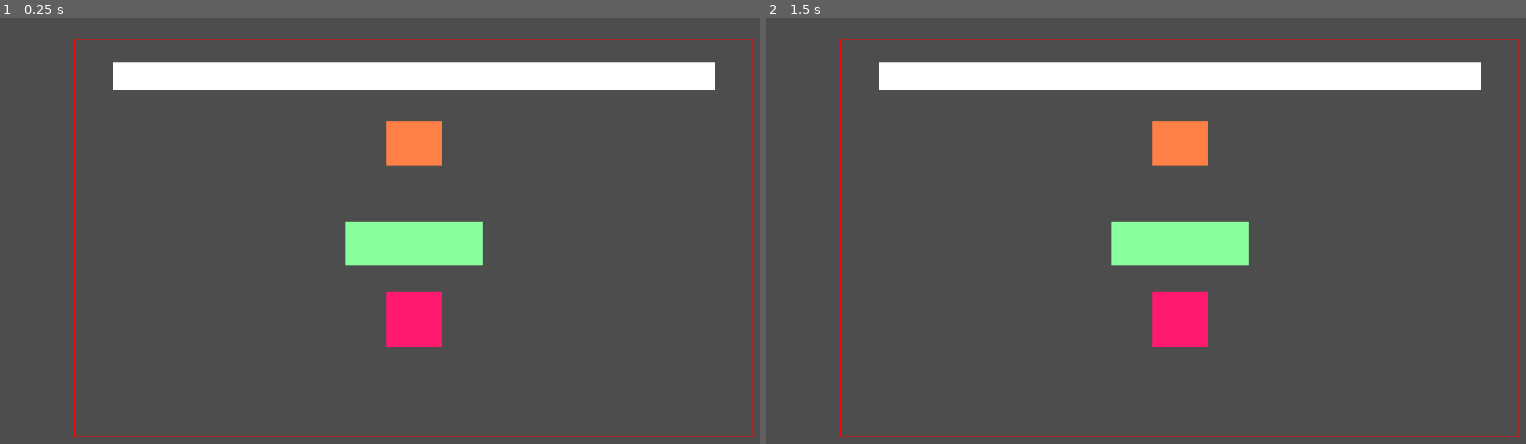
Above: before the commit, frames 1-2 (left to right).
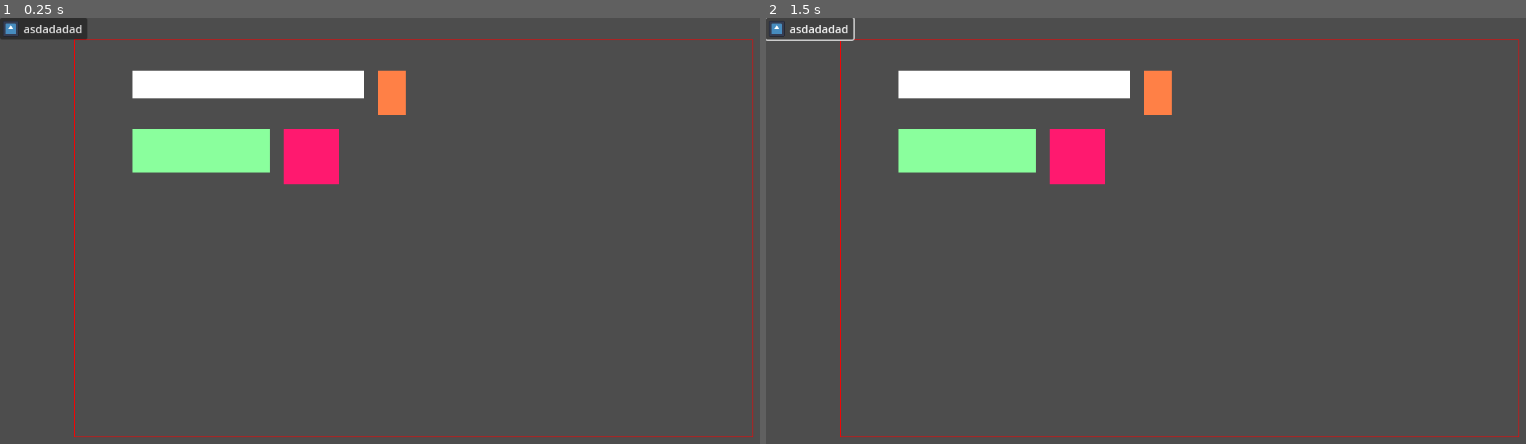
Above: after the commit, the same moments.

Repository: citizenll/easy-layout
Game: Godot game, scene res://demo.tscn
The game is run twice, just before and just after one commit, with the same random seed, the same clock (stepped at 60 frames per second) and the same inputs. The engine's default icon, where the game draws it, is replaced by a stand-in: a white triangle on a blue panel in a dark square.
Inputs (mouse positions are in pixels of both pictures, inside the frame that each line leads up to):
- Up to frame 1 (0.25 s): no input
- Up to frame 2 (1.5 s): click (811, 30) at 0.5 s, where only the run after the commit has a clickable "asdadadad"; click (811, 30) at 1.25 s, where only the run after the commit has a clickable "asdadadad"

The runs differ from the first frame. In frame 1, 12% of the frame differs, in the area x 0-95%, y 0-78%; in frame 2, 11%.

Commit message:
feat:support arrange layout

Diff:
--- a/demo.tscn
+++ b/demo.tscn
@@ -1,6 +1,7 @@
-[gd_scene load_steps=2 format=3 uid="uid://dv2b1ix44ake3"]
+[gd_scene load_steps=3 format=3 uid="uid://dv2b1ix44ake3"]
 
 [ext_resource type="Script" uid="uid://buiamma7hf6qq" path="res://addons/easy-layout/easy_container.gd" id="1_5hfv0"]
+[ext_resource type="Texture2D" uid="uid://bc0daw27dyfay" path="res://icon.svg" id="2_0bhed"]
 
 [node name="Control" type="Control"]
 layout_mode = 3
@@ -40,35 +41,48 @@
 layout_mode = 1
 anchors_preset = 10
 anchor_right = 1.0
-offset_left = 55.0
-offset_top = 32.0
-offset_right = -55.0
-offset_bottom = 72.0
+offset_left = 83.0
+offset_top = 44.0
+offset_right = -561.0
+offset_bottom = 84.0
 grow_horizontal = 2
 
 [node name="ColorRect2" type="ColorRect" parent="EasyContainer"]
 custom_minimum_size = Vector2(40, 40)
 layout_mode = 0
-offset_left = 449.0
-offset_top = 117.0
-offset_right = 529.0
-offset_bottom = 181.0
+offset_left = 437.0
+offset_top = 44.0
+offset_right = 477.0
+offset_bottom = 108.0
 color = Color(1, 0.502951, 0.273483, 1)
 
 [node name="ColorRect3" type="ColorRect" parent="EasyContainer"]
 custom_minimum_size = Vector2(80, 40)
 layout_mode = 0
-offset_left = 390.0
-offset_top = 261.5
-offset_right = 588.0
-offset_bottom = 324.5
+offset_left = 83.0
+offset_top = 128.0
+offset_right = 281.0
+offset_bottom = 191.0
 color = Color(0.542769, 1, 0.613951, 1)
 
 [node name="ColorRect4" type="ColorRect" parent="EasyContainer"]
 custom_minimum_size = Vector2(80, 40)
 layout_mode = 0
-offset_left = 449.0
-offset_top = 363.0
-offset_right = 529.0
-offset_bottom = 443.0
+offset_left = 301.0
+offset_top = 128.0
+offset_right = 381.0
+offset_bottom = 208.0
 color = Color(1, 0.0982153, 0.435293, 1)
+
+[node name="HBoxContainer" type="HBoxContainer" parent="."]
+layout_mode = 0
+offset_right = 40.0
+offset_bottom = 40.0
+
+[node name="Button" type="Button" parent="."]
+layout_mode = 0
+offset_right = 126.0
+offset_bottom = 31.0
+text = "asdadadad"
+icon = ExtResource("2_0bhed")
+expand_icon = true
Not shown, added: addons/easy-layout/icons/apply.svg
Not shown, changed: addons/easy-layout/icons/apply.svg.import
Binary file changed: addons/easy-layout/icons/arrange_h.png
Not shown, changed: addons/easy-layout/icons/arrange_h.png.import
Not shown, removed: addons/easy-layout/icons/arrange_h.svg
Binary file changed: addons/easy-layout/icons/arrange_v.png
Not shown, changed: addons/easy-layout/icons/arrange_v.png.import
Not shown, removed: addons/easy-layout/icons/arrange_v.svg
Not shown, removed: addons/easy-layout/icons/arrange_v.svg.import
Not shown, changed: addons/easy-layout/inspector.gd
Not shown, changed: addons/easy-layout/plugin.gd
Not shown, changed: addons/easy-layout/toolbar.gd
